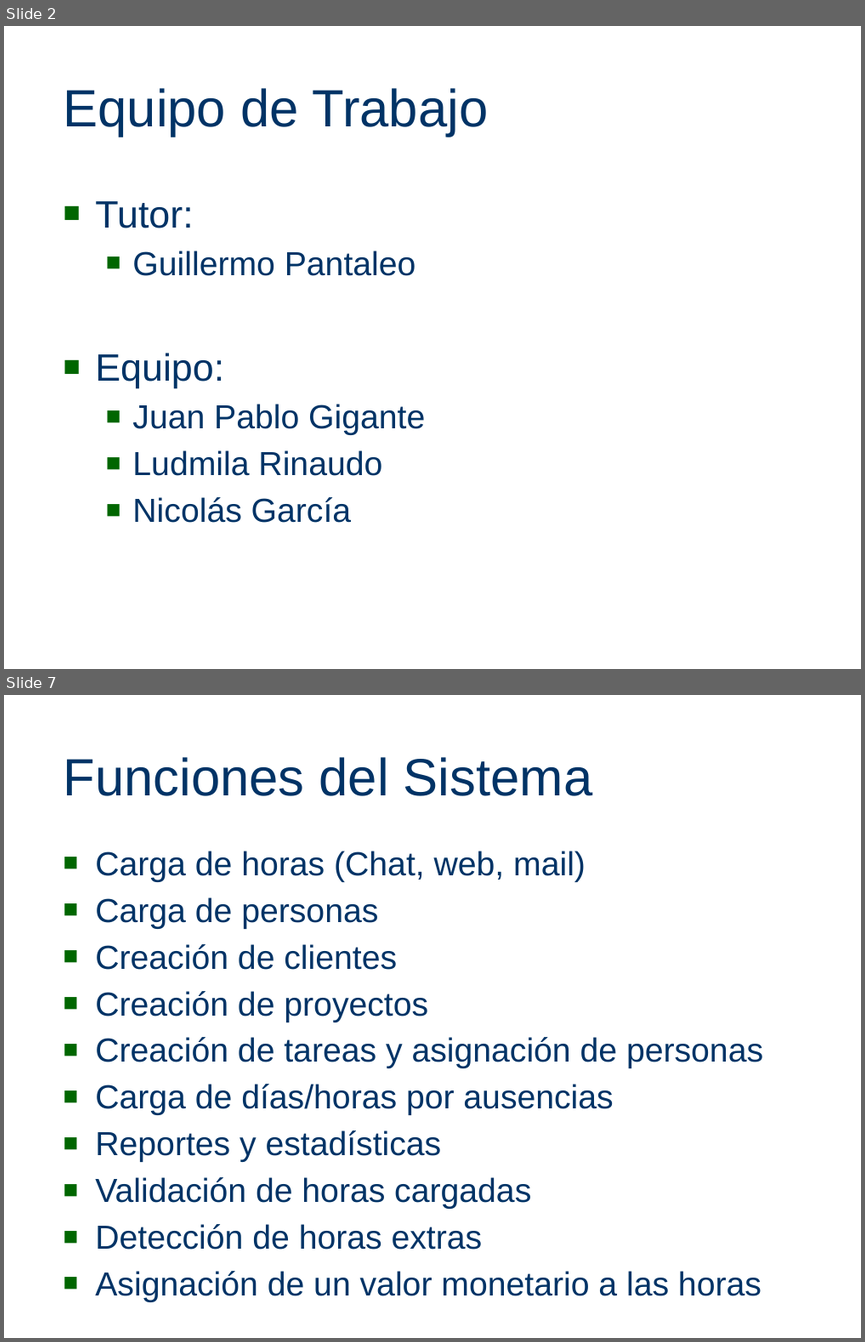
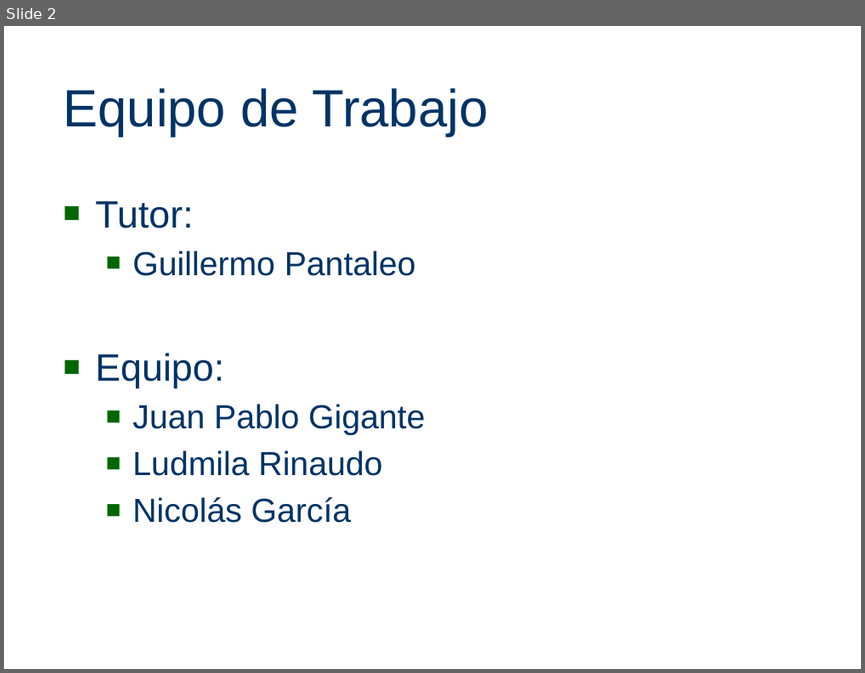
Before and after one commit to joshishimla99/tempore, a slide deck: docs/PresentacionFebrero2011/PresentacionFebrero2011Tempore.pptx. Shown one above the other, each under a label of ours: slides 2 and 7 before the commit, slide 2 after it; the slides between them are not shown. The pictures are 865x1342 and 865x673 pixels, drawn with LibreOffice and Linux fonts; fonts in the diff are those of the drawing; background and template pictures are left out. Boxes give left, top, right and bottom in pixels: in the first picture for what was removed or moved away, otherwise in the second. Text is boxed around its words. In the diff, an @@ line names an element or a change of style, - is before the commit and + after.

```diff
--- a/docs/PresentacionFebrero2011/PresentacionFebrero2011Tempore.pptx
+++ b/docs/PresentacionFebrero2011/PresentacionFebrero2011Tempore.pptx
@@ slide 7 removed at box(4, 695, 861, 1338), background picture (left out) @@
@@ title removed at box(64, 757, 592, 796) @@
-Funciones del Sistema
@@ text removed at box(95, 851, 763, 1302) @@
-■ Carga de horas (Chat, web, mail)
-■ Carga de personas
-■ Creación de clientes
-■ Creación de proyectos
-■ Creación de tareas y asignación de personas
-■ Carga de días/horas por ausencias
-■ Reportes y estadísticas
-■ Validación de horas cargadas
-■ Detección de horas extras
-■ Asignación de un valor monetario a las horas
```
Also in this commit, not shown: 5 slides changed, 2 slides added, 2 other slides removed.
